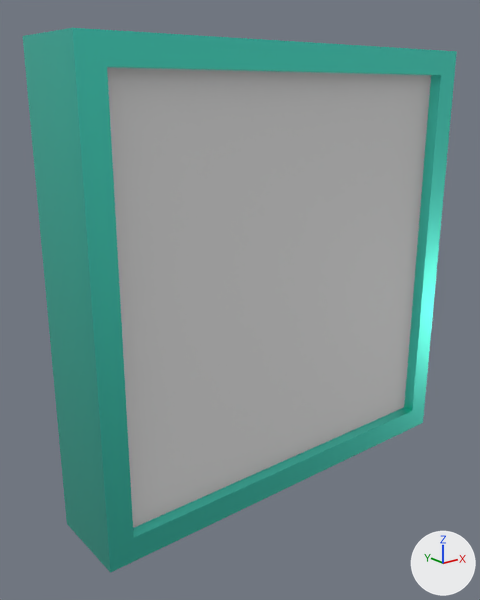
Before and after pictures for a commit that changed the Blender file assets/file.blend.
Before and after are seen from a 50 mm lens placed at (-0.0492, -0.0558, 0.0203), pointed at (-0.0033, 0.0016, -0.0026). The lights are fixed; the arrows at lower right show +X, +Y and +Z. The first picture is the older version.

Before the edit, the objects in view are built like this:
```python
mat_material = principled_material('Material')
mat_material.base_color = (0.114, 1.0, 0.793)  # cyan #5fffe6
mat_material.metallic = 1.0
mat_material.roughness = 0.339
me_cube = bpy.data.meshes.new('Cube')
me_cube.from_pydata(...)  # 28 vertices, 26 faces; spans x -0.025..0.025, y -0.005..0.005, z -0.025..0.025
me_cube.materials.append(mat_material)  # cyan #5fffe6
me_cube_001 = bpy.data.meshes.new('Cube.001')
me_cube_001.from_pydata([(-0.0222, -0.0036, 0.0222), (0.0222, -0.0036, 0.0222), (0.0222, 0.0036, 0.0222), (-0.0222, 0.0036, 0.0222), (-0.0222, 0.0036, -0.0222), (0.0222, 0.0036, -0.0222), (0.0222, -0.0036, -0.0222), (-0.0222, -0.0036, -0.0222)], [], [(3, 2, 5, 4), (7, 6, 1, 0)])
me_cube_001.materials.append(mat_icon)  # its picture is missing
ob_file = bpy.data.objects.new('File', me_cube)
ob_file.location = (0.0, 0.0, 0.0)
ob_icon = bpy.data.objects.new('Icon', me_cube_001)
ob_icon.location = (0.0, 0.0, 0.0)
```
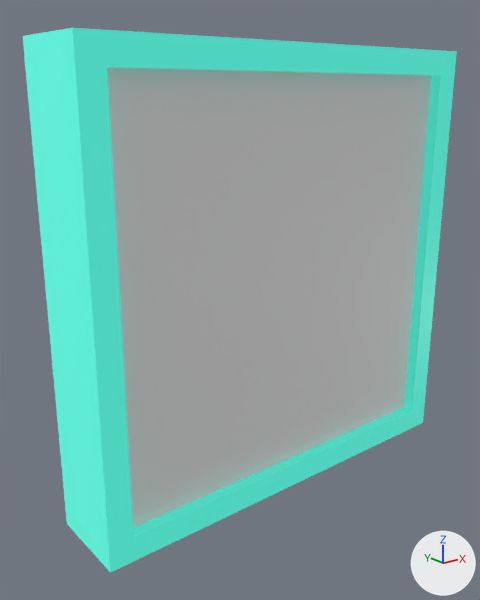
Pixel boxes [x1, y1, x2, y2] of what changed, in the pictures (480 x 600 px):
'File', surface changed, recoloured (lighter): [23, 28, 457, 573] in both

What the commit changed:
In material 'Material' (mat_material), metallic goes from 1.0 to 0.0.
In material 'Material' (mat_material), roughness goes from 0.339 to 0.289.
In material 'Material' (mat_material), emission_color is now set to (0.114, 1.0, 0.793), cyan #5fffe6.
In material 'Material' (mat_material), emission_strength is now set to 0.25.
In material 'Material' (mat_material), specular_tint is now set to (0.0, 0.0, 0.0), black #000000.
